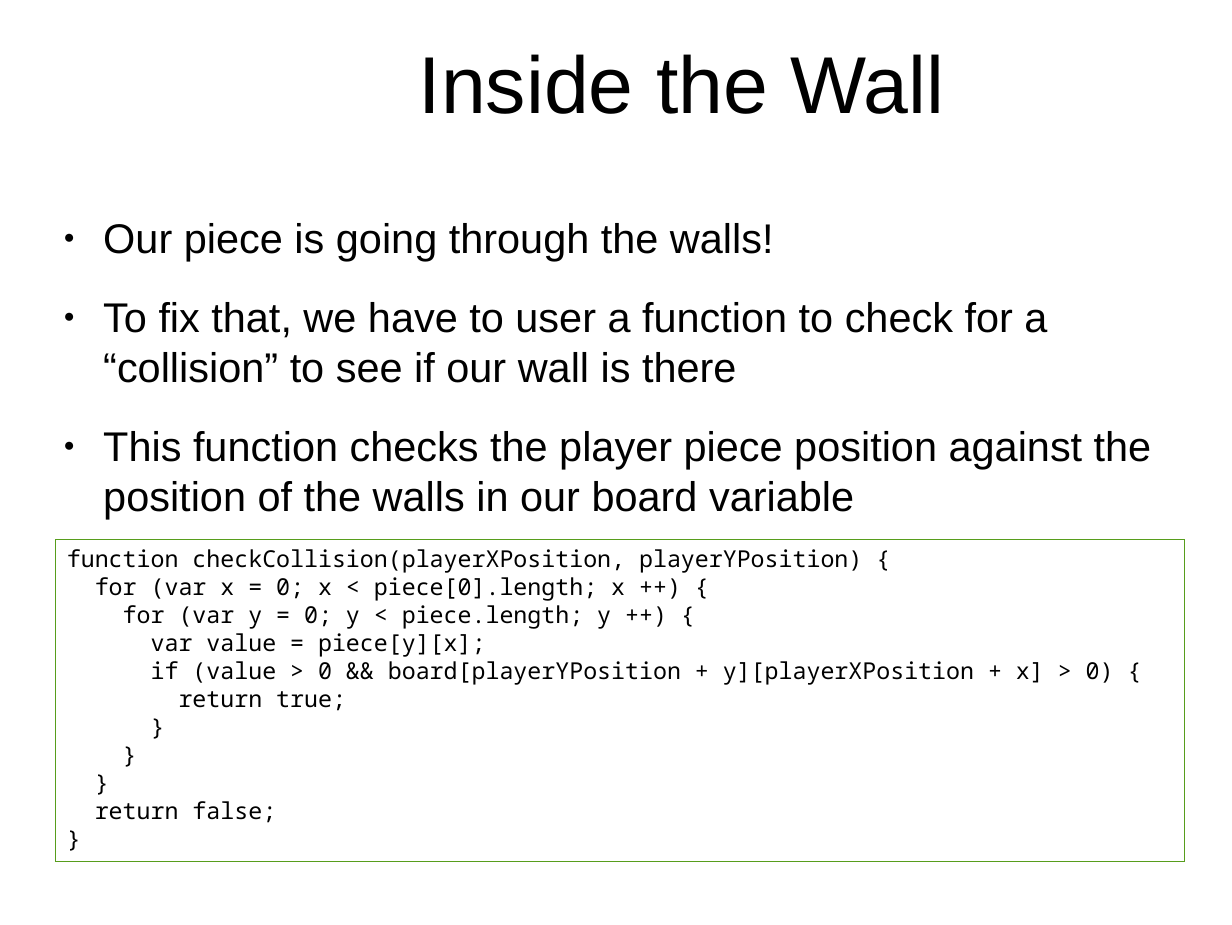
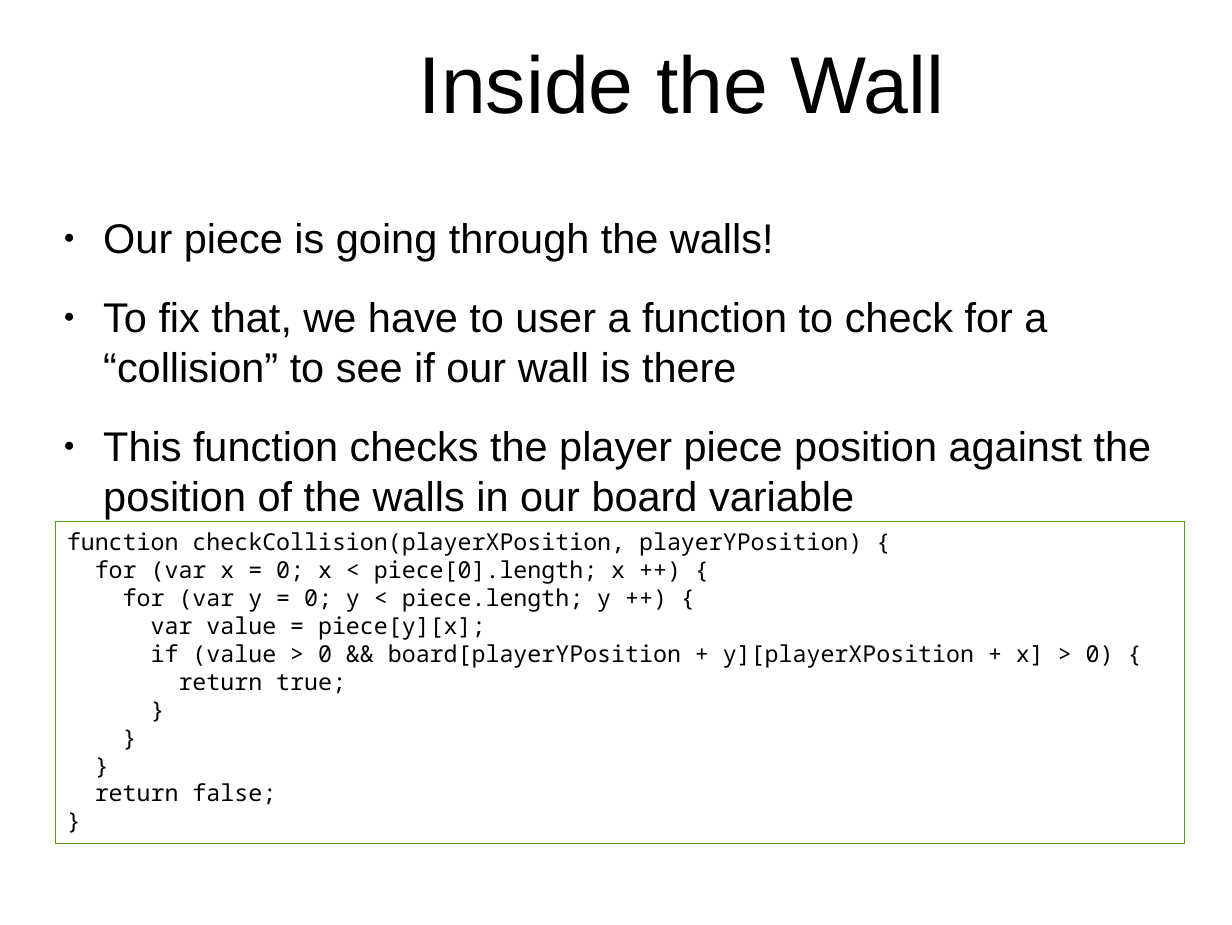
Before and after one commit to originalgrego/Webtris, a slide deck: slide 24 of Webtris - Explorathon 2019.odp (slide 22 before the commit). Drawn at 1232x925 pixels with LibreOffice and Linux fonts; fonts in the diff are those of the drawing; background and template pictures are left out. Boxes give left, top, right and bottom in pixels: in the first picture for what was removed or moved away, otherwise in the second. Text is boxed around its words. In the diff, an @@ line names an element or a change of style, - is before the commit and + after.

```diff
--- a/Webtris - Explorathon 2019.odp
+++ b/Webtris - Explorathon 2019.odp
@@ rectangle "function checkCollision(playerXPosition, playerYPosition) {": place and size @@
-rectangle "function checkCollision(playerXPosition, playerYPosition) {" at (56, 539, 1185, 861)
+rectangle "function checkCollision(playerXPosition, playerYPosition) {" at (56, 521, 1185, 843)
```
Also in this commit, not shown: 12 other slides changed, 4 slides added, 2 slides removed.
